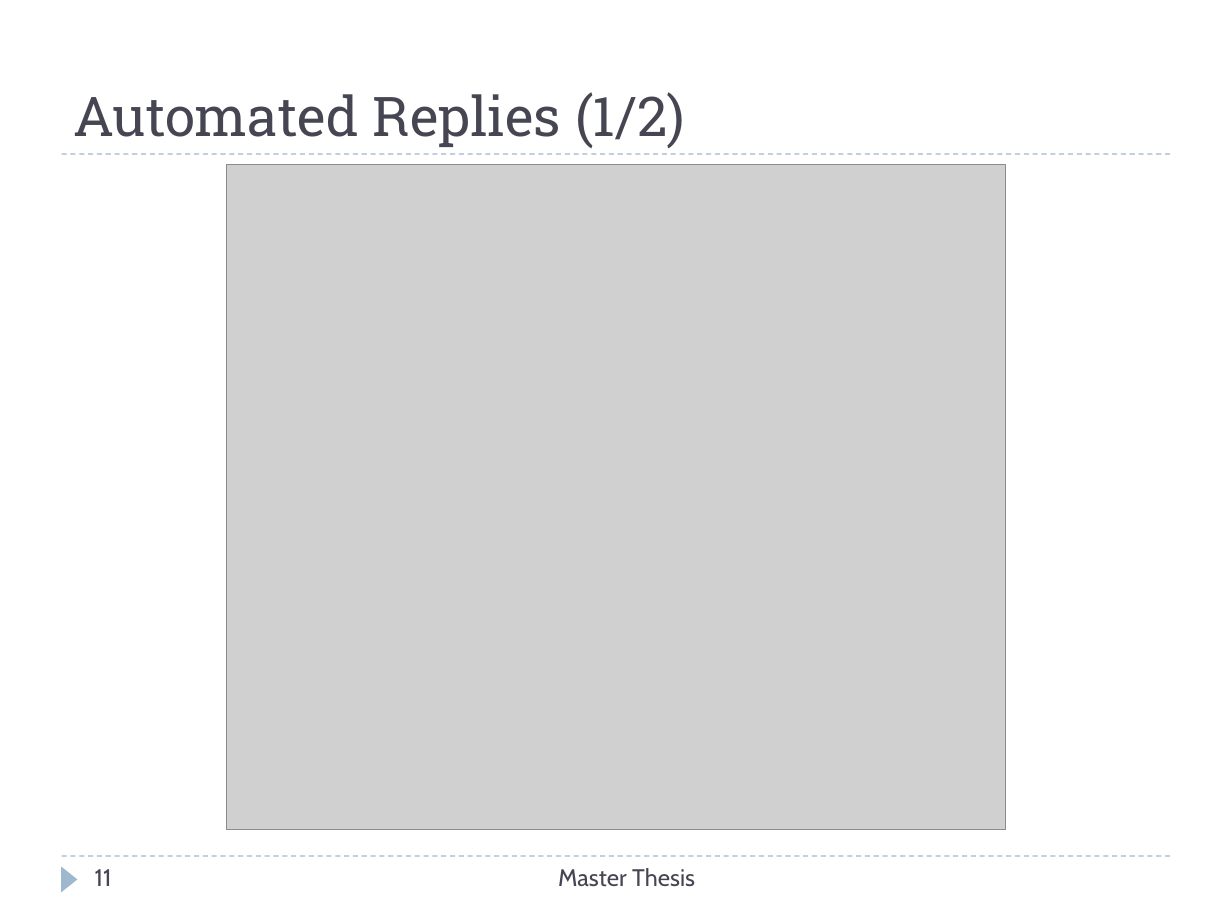
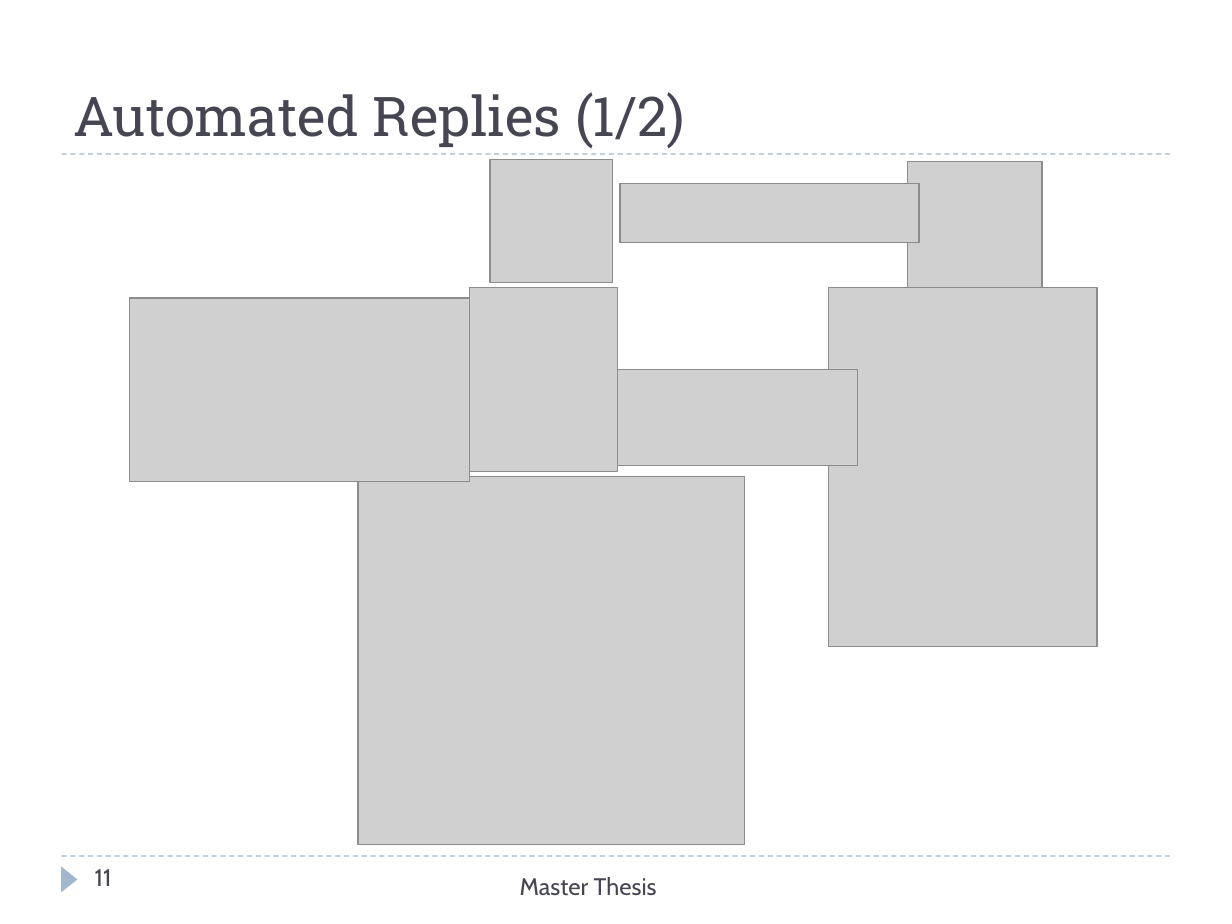
Before and after one commit to Christos-Papoulas/master_thesis, a slide deck: slide 11 of presentation/presentation.pptx. Drawn at 1232x924 pixels with LibreOffice and Linux fonts; fonts in the diff are those of the drawing; grey boxes stand for pictures. Boxes give left, top, right and bottom in pixels: in the first picture for what was removed or moved away, otherwise in the second. Text is boxed around its words. In the diff, an @@ line names an element or a change of style, - is before the commit and + after.

Commit message:
presentation

```diff
--- a/presentation/presentation.pptx
+++ b/presentation/presentation.pptx
@@ picture removed at bbox=[227, 164, 1005, 829] @@
@@ picture added at bbox=[490, 160, 614, 283] @@
@@ picture added at bbox=[908, 161, 1042, 335] @@
@@ picture added at bbox=[620, 184, 919, 243] @@
@@ picture added at bbox=[129, 298, 469, 482] @@
@@ picture added at bbox=[469, 287, 617, 471] @@
@@ picture added at bbox=[829, 287, 1098, 646] @@
@@ picture added at bbox=[617, 370, 857, 466] @@
@@ picture added at bbox=[359, 477, 745, 845] @@
@@ text "Master Thesis": place and size @@
-text "Master Thesis" at bbox=[558, 868, 695, 887]
+text "Master Thesis" at bbox=[520, 877, 657, 896]
```
Also in this commit, not shown: 14 other slides changed, 1 slide removed, 10 other files.
